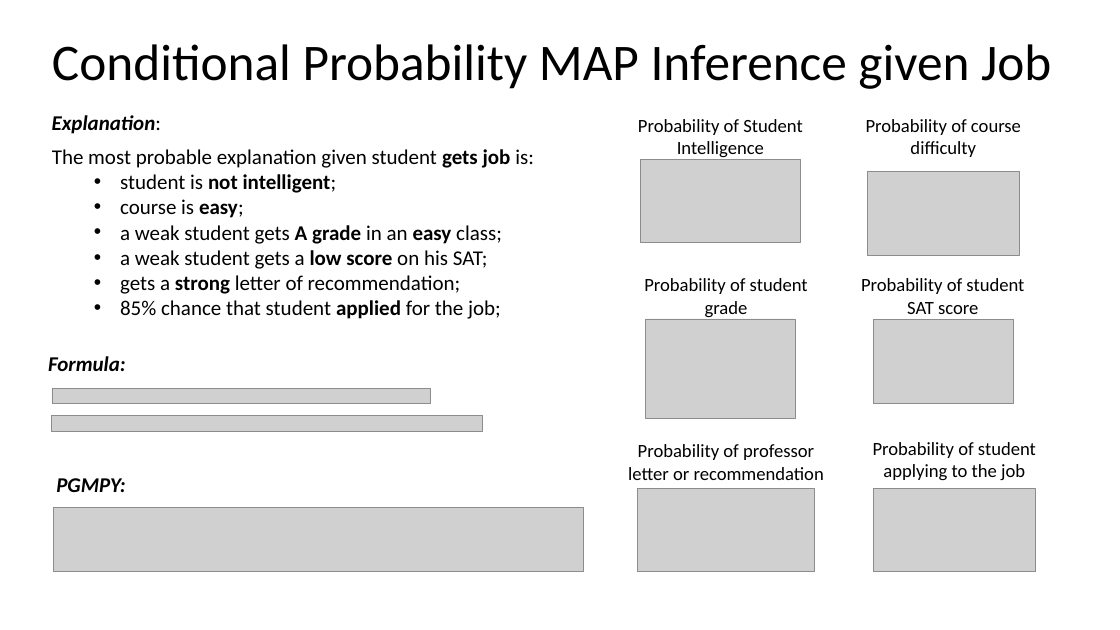
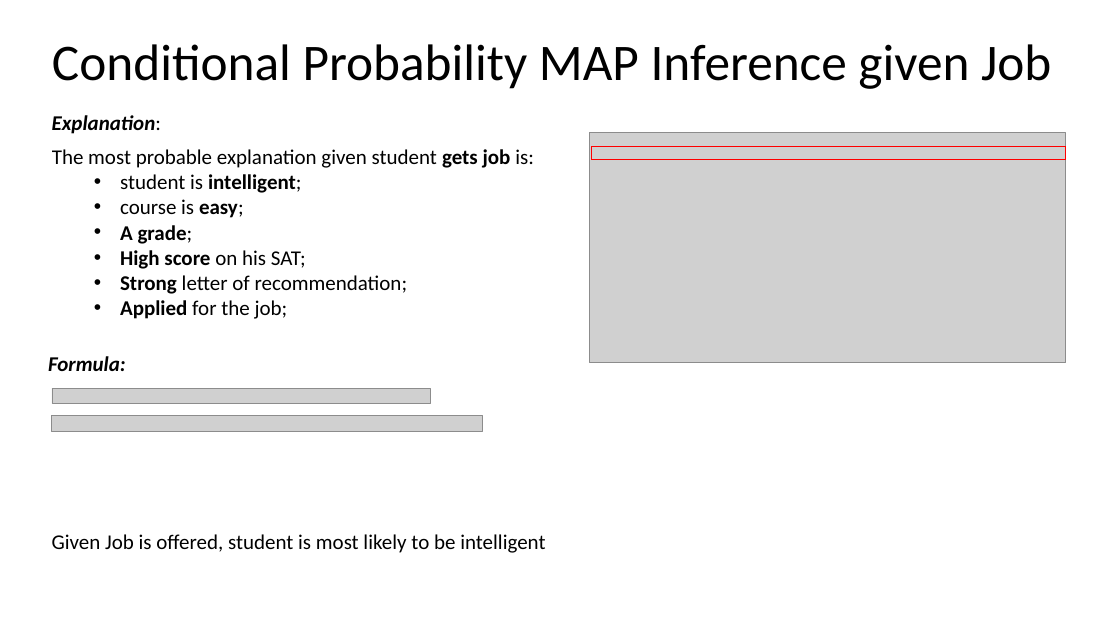
Before and after one commit to Mihir2/Student_Bayesian_Network, a slide deck: slide 3 of PGM_Inference_Draft2.pptx (slide 2 before the commit). Drawn at 1120x630 pixels with LibreOffice and Linux fonts; fonts in the diff are those of the drawing; grey boxes stand for pictures. Boxes give left, top, right and bottom in pixels: in the first picture for what was removed or moved away, otherwise in the second. Text is boxed around its words. In the diff, an @@ line names an element or a change of style, - is before the commit and + after.

```diff
--- a/PGM_Inference_Draft2.pptx
+++ b/PGM_Inference_Draft2.pptx
@@ text removed at [638,119,802,160] @@
-Probability of Student Intelligence
@@ text removed at [866,119,1021,157] @@
-Probability of course difficulty
@@ picture added at [590,133,1066,363] @@
@@ rectangle added at [592,147,1065,160], outline #FF0000 1 pt @@
@@ text at [120,174,302,193]: text changed @@
-  • student is not intelligent;
+  • student is intelligent;
@@ picture removed at [640,160,801,243] @@
@@ picture removed at [868,171,1019,255] @@
@@ text at [120,225,408,319]: text changed @@
-  • a weak student gets A grade in an easy class;
-  • a weak student gets a low score on his SAT;
-  • gets a strong letter of recommendation;
-  • 85% chance that student applied for the job;
+  • A grade;
+  • High score on his SAT;
+  • Strong letter of recommendation;
+  • Applied for the job;
@@ text removed at [644,278,808,320] @@
-Probability of student grade
@@ text removed at [861,278,1024,320] @@
-Probability of student SAT score
@@ picture removed at [646,319,796,418] @@
@@ picture removed at [873,319,1013,404] @@
@@ text removed at [628,444,824,480] @@
-Probability of professor letter or recommendation
@@ text removed at [873,442,1036,481] @@
-Probability of student applying to the job
@@ text removed at [56,478,125,492] @@
-PGMPY:
@@ picture removed at [54,507,584,571] @@
@@ picture removed at [638,489,815,572] @@
@@ picture removed at [873,489,1035,572] @@
@@ text added at [52,534,545,553], 18 pt, text #000000 @@
+Given Job is offered, student is most likely to be intelligent
```
Also in this commit, not shown: 2 other slides changed, 2 slides added, 2 slides removed, 4 other files.
